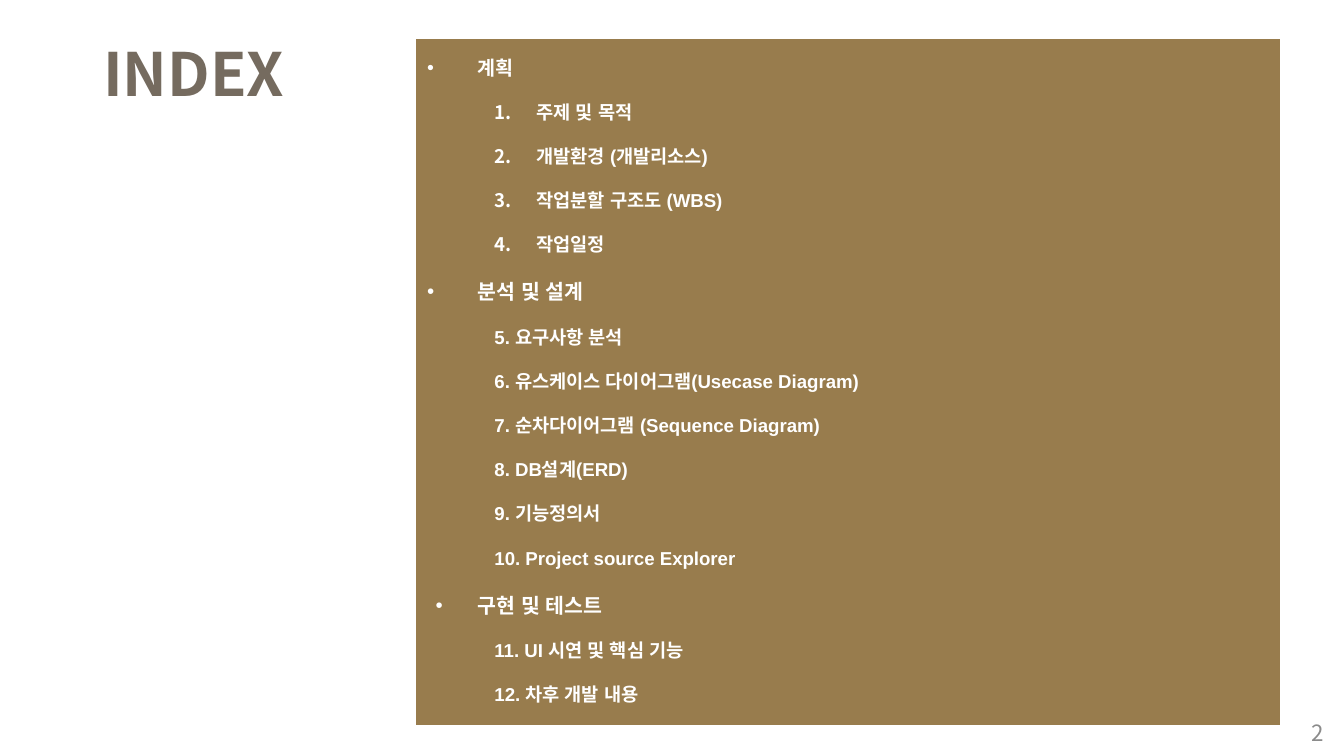
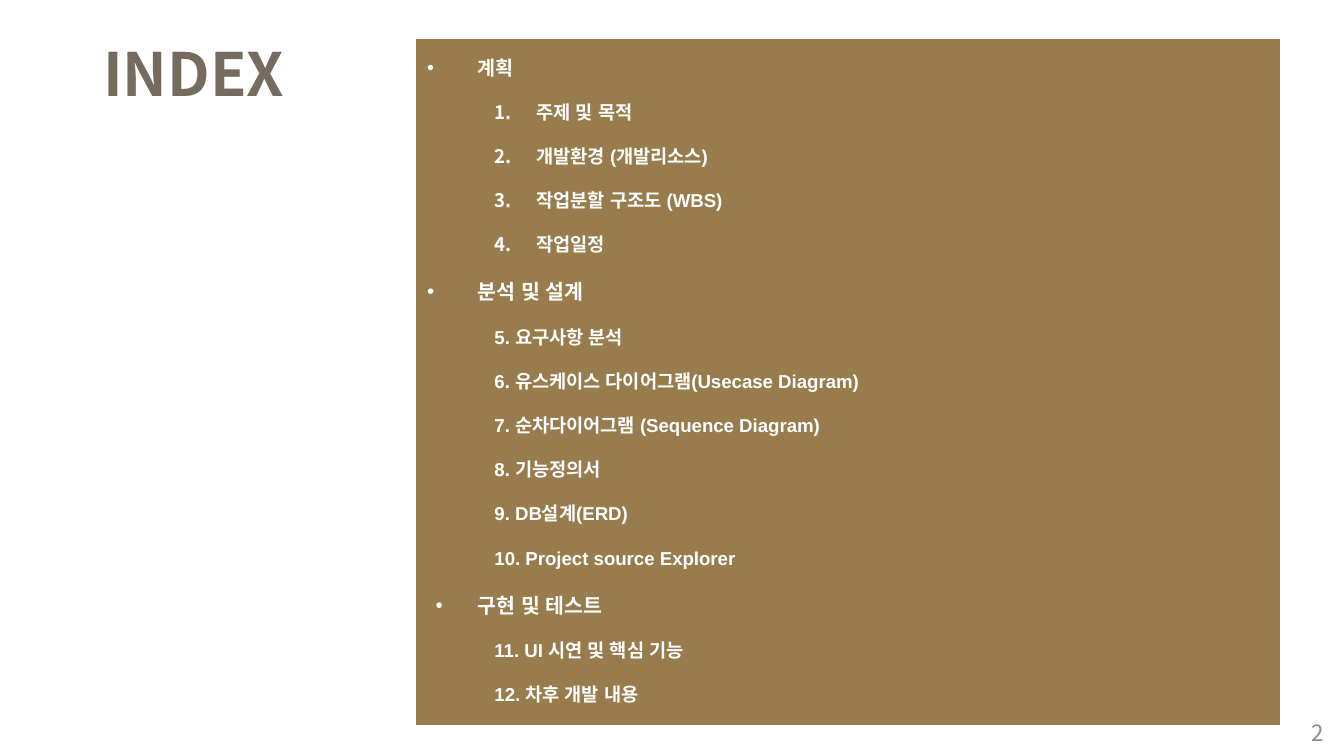
Before and after one commit to naradin711/webPro_ryu, a slide deck: slide 2 of note/07_1'st Project/sample_ver0624.pptx. Drawn at 1344x756 pixels with LibreOffice and Linux fonts; fonts in the diff are those of the drawing. Boxes give left, top, right and bottom in pixels: in the first picture for what was removed or moved away, otherwise in the second. Text is boxed around its words. In the diff, an @@ line names an element or a change of style, - is before the commit and + after.

```diff
--- a/note/07_1'st Project/sample_ver0624.pptx
+++ b/note/07_1'st Project/sample_ver0624.pptx
@@ text at [494, 460, 628, 524]: text changed @@
-  8. DB설계(ERD)
-  9. 기능정의서
+  8. 기능정의서
+  9. DB설계(ERD)
```
Also in this commit, not shown: 7 other slides changed, 11 slides added, 32 other files.
